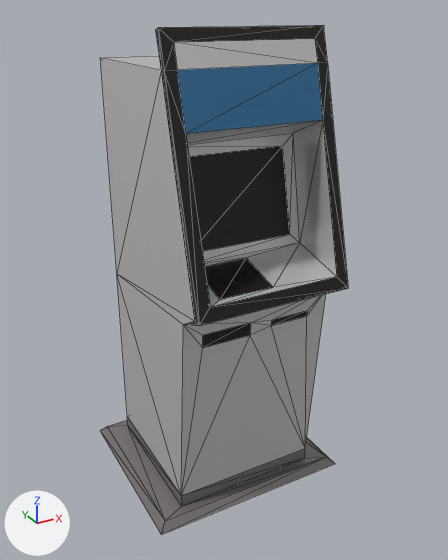
An edit to the glTF model models/ultimate-pack/low-poly-10/m/props-atm-mechine.glb, drawn before and after from the same camera.
The view is the same before and after, from a camera (50 mm lens) standing at (-1.008, -1.967, 1.773) and looking at (0.028, -0.082, 0.831). The lights are fixed; the arrows at lower left show +X, +Y and +Z. The picture after the commit comes second. Mesh edges are drawn as thin lines. Where no turn or scale is listed for an object, it has been applied to the vertices.

The first picture shows 'atm-mechine.fbx'.
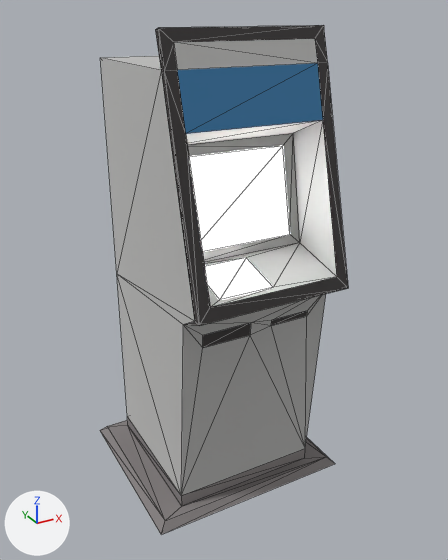
Location of each change, (x1, y1, x2, y2) in pixels of the pictures (448 x 560 px):
'atm-mechine.fbx', surface changed, recoloured (lighter): (100, 25, 348, 533) in both

The change, as a diff of the scene's bpy script:
```diff
--- a/models/ultimate-pack/low-poly-10/m/props-atm-mechine.glb.py
+++ b/models/ultimate-pack/low-poly-10/m/props-atm-mechine.glb.py
@@ mat_20_grey @@
 mat_20_grey.base_color = (0.242, 0.223, 0.223)  # grey #878282
-mat_20_grey.metallic = 0.4
-mat_20_grey.roughness = 0.272
+mat_20_grey.roughness = 1.0
@@ mat_17_grey_darkest @@
 mat_17_grey_darkest = principled_material('17 GREY-DARKEST')
-mat_17_grey_darkest.base_color = (0.0222, 0.0222, 0.0222)  # black #292929
+mat_17_grey_darkest.base_color = (0.0497, 0.0452, 0.0452)  # dark grey #3f3c3c
 mat_17_grey_darkest.metallic = 0.4
@@ mat_23_grey_white @@
 mat_23_grey_white.base_color = (0.708, 0.708, 0.701)  # light grey #dbdbda
-mat_23_grey_white.metallic = 0.4
-mat_23_grey_white.roughness = 0.272
+mat_23_grey_white.metallic = 1.0
+mat_23_grey_white.roughness = 1.0
@@ mat_64_glass @@
 mat_64_glass = principled_material('64 GLASS')
-mat_64_glass.base_color = (0.0252, 0.0203, 0.0203)  # black #2c2727
+mat_64_glass.base_color = (0.0482, 0.076, 0.0895)  # dark cyan #3e4e54
 mat_64_glass.metallic = 0.4
 mat_64_glass.roughness = 0.272
+mat_64_glass.emission_strength = 4.954
```
